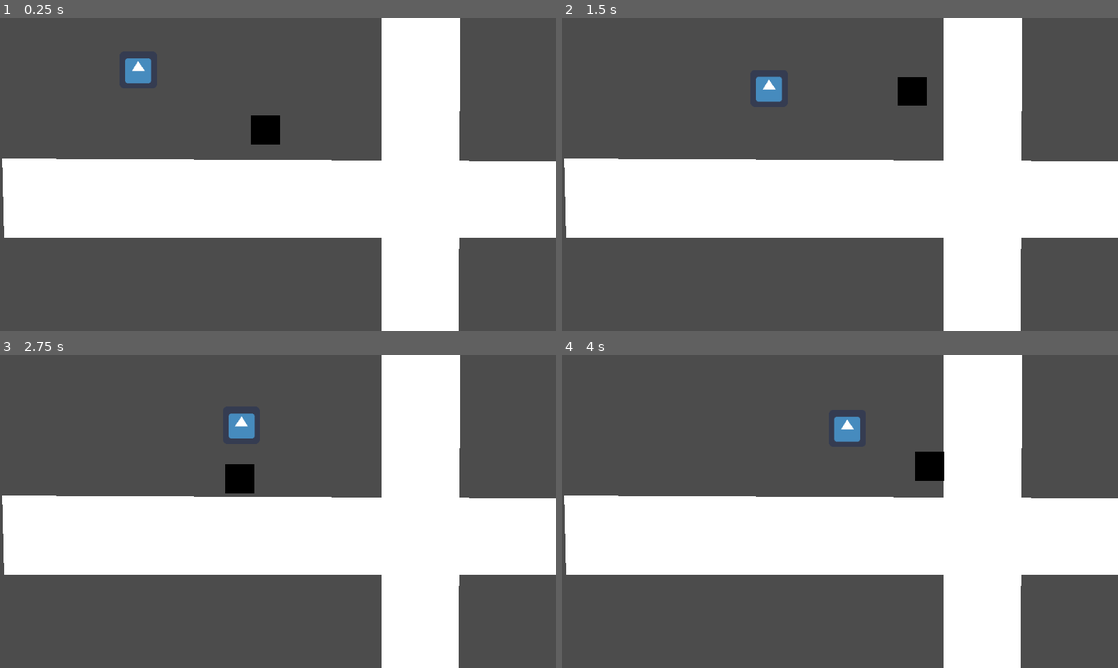
Above: before the commit, frames 1-4 (two rows, left to right).
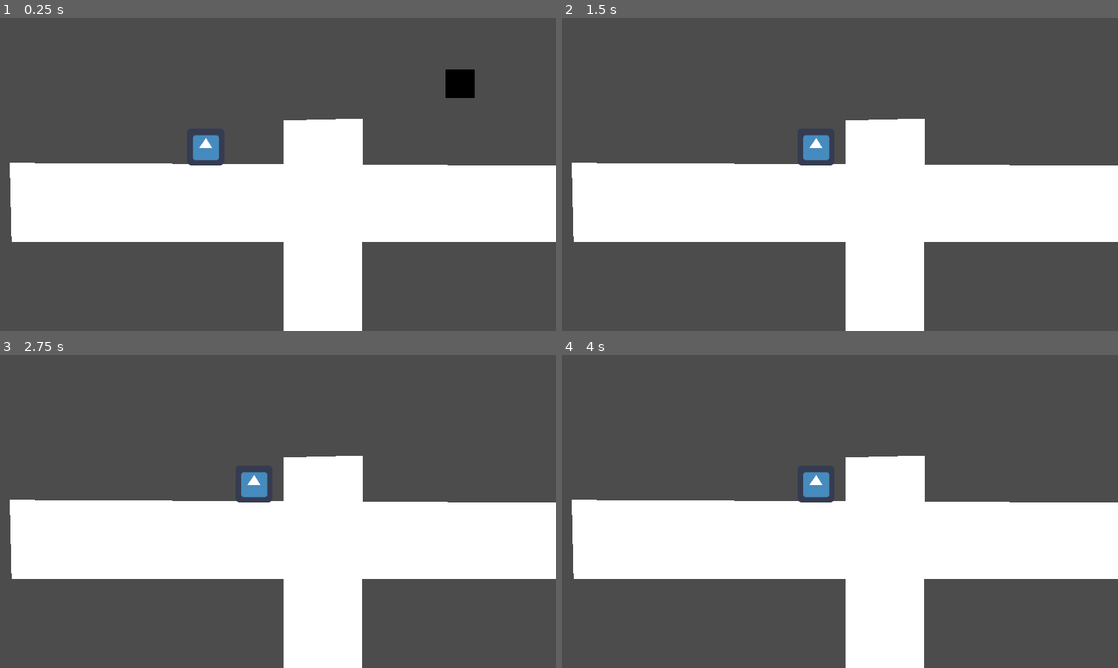
Above: after the commit, the same moments.

Repository: gabs-passarinho-garcia/moonLightJamPWojeto
Game: Godot game, scene res://menus/main_menu.tscn
Two runs of this game, one before a commit and one after it. Both use one fixed random seed, a clock stepped at 60 frames per second and the inputs below. The engine's default icon, where the game draws it, is replaced by a stand-in: a white triangle on a blue panel in a dark square.
Inputs:
- Up to frame 1 (0.25 s): no input
- Up to frame 2 (1.5 s): hold D (right) from 0.53 s (still down); tap W (jump) at 0.6, 0.77, 1.07, 1.35 s
- Up to frame 3 (2.75 s): tap W (jump) at 1.52, 1.82, 2.1 s; release D (right) at 2.03 s; hold A (left) from 2.03 s (still down)
- Up to frame 4 (4 s): release A (left) at 2.78 s; hold D (right) from 2.78 s (still down); tap W (jump) at 2.85, 3.02, 3.32, 3.6, 3.77 s

The runs differ from the first frame. In frame 1, 20% of the frame differs, in the area x 0-100%, y 0-100%; in frame 2, 20%; in frame 3, 20%; in frame 4, 20%.

Commit message:
movimento basico, pulo e escalada da aranha implementados

Diff:
--- /dev/null
+++ b/pwojeto/Scenes/Spider.tscn
@@ -0,0 +1,42 @@
+[gd_scene load_steps=5 format=2]
+
+[ext_resource path="res://icon.png" type="Texture" id=1]
+[ext_resource path="res://Spider.gd" type="Script" id=2]
+
+[sub_resource type="RectangleShape2D" id=1]
+extents = Vector2( 62.5195, 61.5018 )
+
+[sub_resource type="CircleShape2D" id=2]
+radius = 901.289
+
+[node name="Spider" type="KinematicBody2D"]
+script = ExtResource( 2 )
+
+[node name="CollisionShape2D" type="CollisionShape2D" parent="."]
+shape = SubResource( 1 )
+
+[node name="Sprite" type="Sprite" parent="."]
+scale = Vector2( 2, 2 )
+texture = ExtResource( 1 )
+
+[node name="Area2D" type="Area2D" parent="."]
+
+[node name="CollisionShape2D" type="CollisionShape2D" parent="Area2D"]
+position = Vector2( 0.647079, 1.61767 )
+shape = SubResource( 2 )
+
+[node name="RayCast2D" type="RayCast2D" parent="."]
+
+[node name="RayCastLeft" type="RayCast2D" parent="."]
+position = Vector2( -74.6544, 50.8628 )
+enabled = true
+
+[node name="RayCastRight" type="RayCast2D" parent="."]
+position = Vector2( 74.4957, 49.9128 )
+enabled = true
+
+[node name="JumpTimer" type="Timer" parent="."]
+wait_time = 0.1
+one_shot = true
+[connection signal="body_entered" from="Area2D" to="." method="_on_Area2D_body_entered"]
+[connection signal="body_exited" from="Area2D" to="." method="_on_Area2D_body_exited"]
--- /dev/null
+++ b/pwojeto/Spider.gd
@@ -0,0 +1,55 @@
+extends KinematicBody2D
+var alvo=null
+var velocity=Vector2(0,0)
+var CLIMBSPEED=200
+var SPEED=200
+var GRAVITY=100
+var is_jumping=false
+var JUMP_ANGLE=PI/6
+var JUMP_SPEED=1000
+func _ready():
+	pass
+
+
+func _physics_process(delta):
+	if alvo!=null:
+		if not is_jumping:
+
+			if(global_position<alvo.global_position):
+				velocity.x=SPEED
+			elif global_position>alvo.global_position:
+				velocity.x=-SPEED
+			else:
+				velocity.x=0
+			if is_on_wall():
+
+				velocity.y=-CLIMBSPEED
+			elif not is_on_floor():
+				velocity.y+=GRAVITY
+			if is_on_floor() and ((velocity.x<0 and  not $RayCastLeft.is_colliding() )or(velocity.x>0 and not $RayCastRight.is_colliding())):
+				jump()
+		elif (is_on_floor() or is_on_wall())and $JumpTimer.is_stopped():
+			is_jumping=false
+		else:
+			velocity.y+=GRAVITY
+		velocity=move_and_slide(velocity,Vector2(0,-1))
+
+
+
+
+func _on_Area2D_body_entered(body):
+	if body.is_in_group("character"):
+		$RayCast2D.set_cast_to(body.global_position-global_position)
+		$RayCast2D.force_raycast_update()
+		if $RayCast2D.get_collider()==body:
+			alvo=body
+
+
+func _on_Area2D_body_exited(body):
+	if body.is_in_group("character"):
+		alvo=null
+func jump():
+	print(1)
+	$JumpTimer.start()
+	is_jumping=true
+	velocity=Vector2(0,-1).rotated(JUMP_ANGLE)*JUMP_SPEED
--- a/pwojeto/menus/main_menu.tscn
+++ b/pwojeto/menus/main_menu.tscn
@@ -1,10 +1,10 @@
 [gd_scene load_steps=4 format=2]
 
 [ext_resource path="res://Scenes/Character.tscn" type="PackedScene" id=1]
-[ext_resource path="res://Scenes/Bat.tscn" type="PackedScene" id=2]
+[ext_resource path="res://Scenes/Spider.tscn" type="PackedScene" id=2]
 
 [sub_resource type="RectangleShape2D" id=1]
-extents = Vector2( 999.985, 178.658 )
+extents = Vector2( 947.372, 151.09 )
 
 [node name="Node2D" type="Node2D"]
 
@@ -15,7 +15,7 @@
 shape = SubResource( 1 )
 
 [node name="Polygon2D" type="Polygon2D" parent="StaticBody2D"]
-position = Vector2( 13.0142, -6.50708 )
+position = Vector2( 38.9449, 8.39594 )
 polygon = PoolVector2Array( -5.36145, 491.573, 1930.5, 501.334, 1930.5, 764.871, 1.14563, 764.871 )
 
 [node name="StaticBody2D2" type="StaticBody2D" parent="."]
@@ -23,15 +23,15 @@
 rotation = 1.5708
 
 [node name="CollisionShape2D" type="CollisionShape2D" parent="StaticBody2D2"]
-position = Vector2( 841.813, 845.58 )
+position = Vector2( 1458.83, 1214.14 )
 shape = SubResource( 1 )
 
 [node name="Polygon2D" type="Polygon2D" parent="StaticBody2D2"]
-position = Vector2( -154.887, 263.417 )
+position = Vector2( 512.81, 601.124 )
 polygon = PoolVector2Array( -5.36145, 491.573, 1930.5, 501.334, 1930.5, 764.871, 1.14563, 764.871 )
 
 [node name="Character" parent="." instance=ExtResource( 1 )]
-position = Vector2( 917.5, 348.13 )
+position = Vector2( 1590.03, 188.714 )
 
-[node name="Bat" parent="." instance=ExtResource( 2 )]
-position = Vector2( 434.948, 160.965 )
+[node name="Spider" parent="." instance=ExtResource( 2 )]
+position = Vector2( 663.636, 343.44 )
--- a/pwojeto/project.godot
+++ b/pwojeto/project.godot
@@ -23,7 +23,6 @@
 
 window/size/width=1920
 window/size/height=1080
-window/size/borderless=true
 window/stretch/mode="2d"
 window/stretch/aspect="keep"
 
